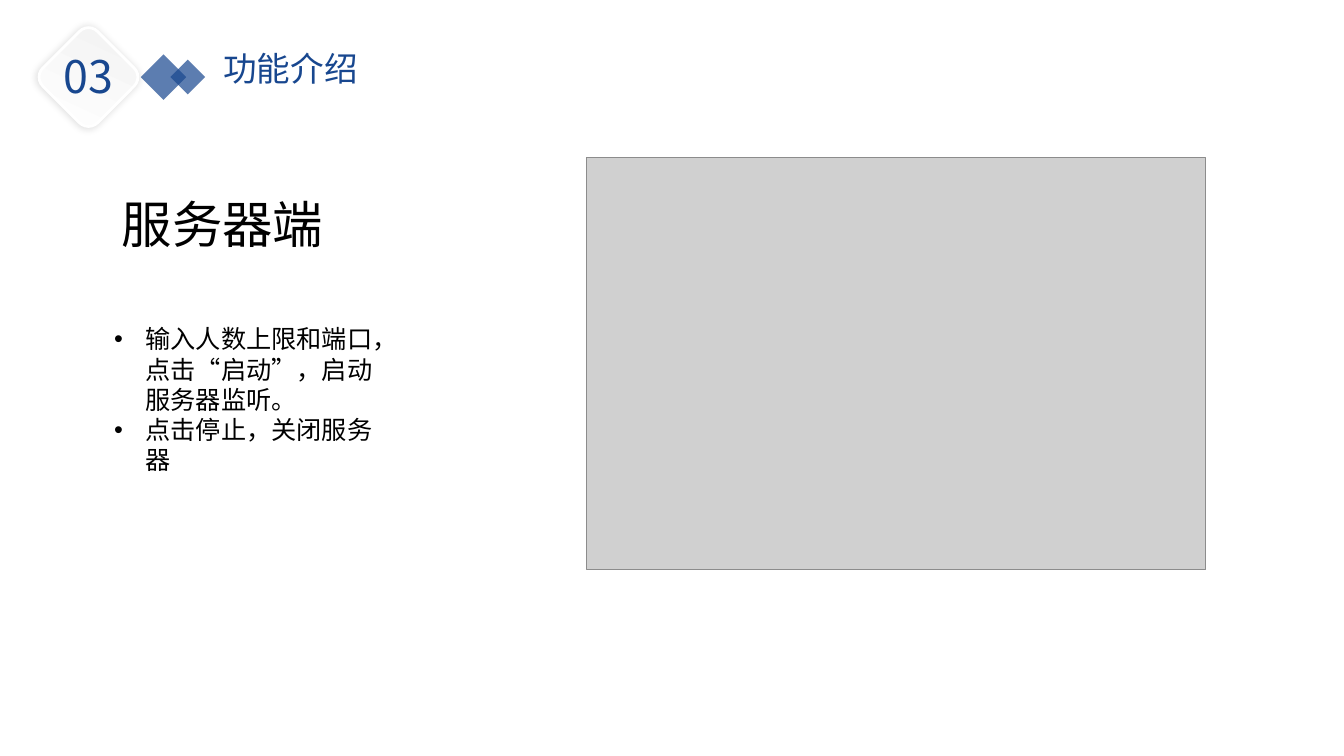
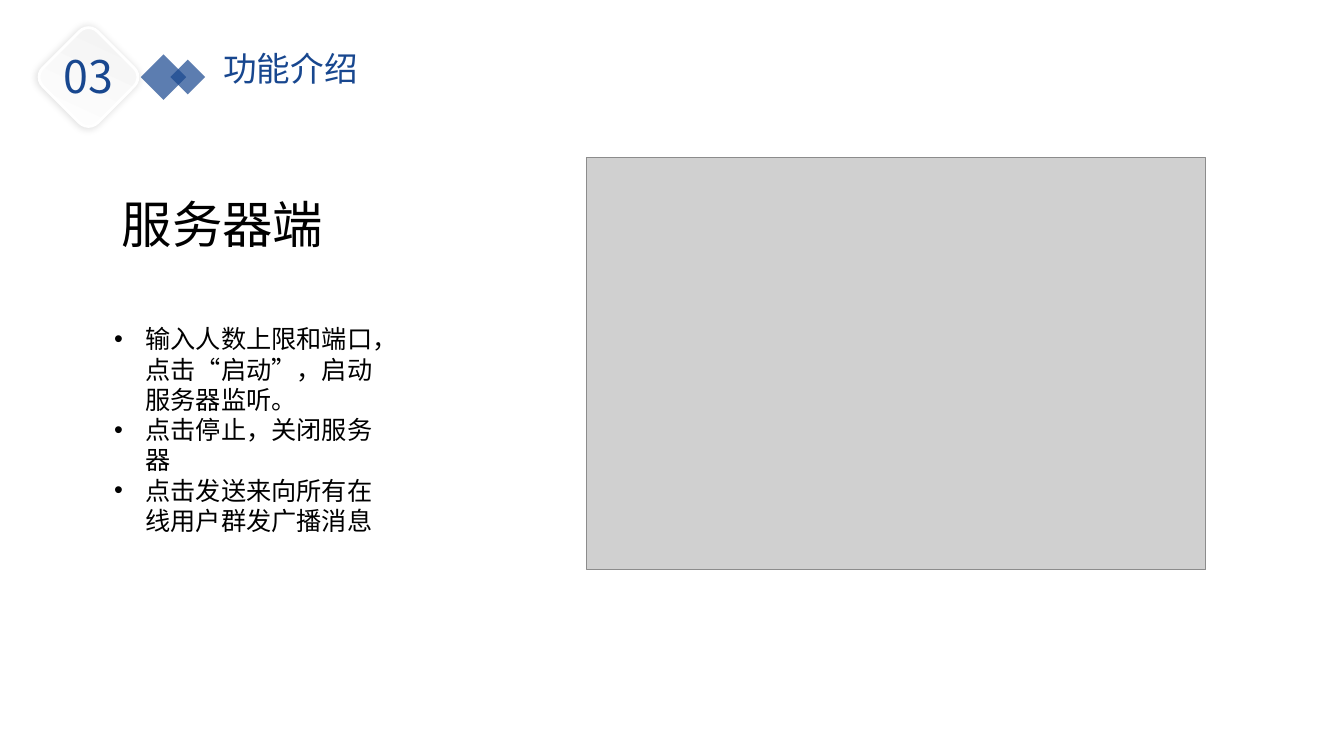
Before and after one commit to yiranyyu/simple_chat_room, a slide deck: slide 11 of doc/simple_chat_room.pptx. Drawn at 1344x756 pixels with LibreOffice and Linux fonts; fonts in the diff are those of the drawing; grey boxes stand for pictures; background and template pictures are left out. Boxes give left, top, right and bottom in pixels: in the first picture for what was removed or moved away, otherwise in the second. Text is boxed around its words. In the diff, an @@ line names an element or a change of style, - is before the commit and + after.

```diff
--- a/doc/simple_chat_room.pptx
+++ b/doc/simple_chat_room.pptx
@@ text at (146, 478, 373, 532): paragraph added @@
+• 点击发送来向所有在线用户群发广播消息
```
Also in this commit, not shown: 1 other slide changed.
